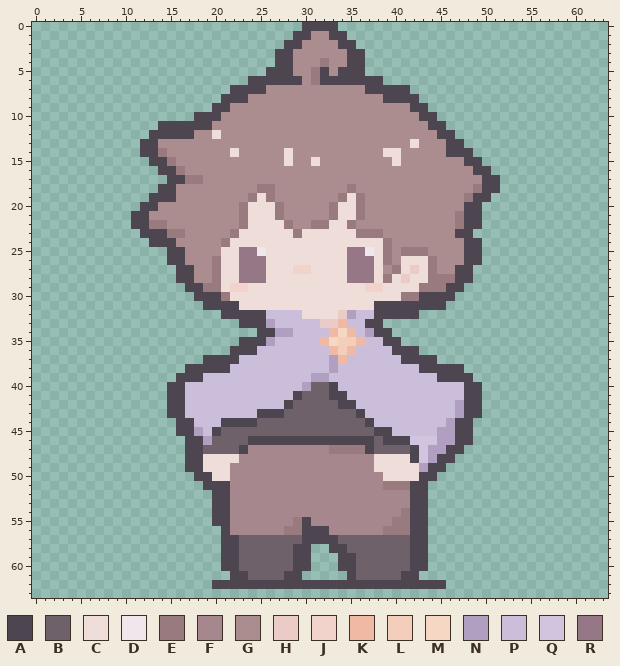
Pixel-art sprite -- data/pictures/hero2.png. Above, as it was before the edit.
The file is 64x64 pixels. Colours within 5 levels of each other are drawn and written as one.
Palette (. is transparent): A #4d454f  B #6e616a  C #eeddd8  D #f0e7ec  E #997b7f  F #a5878d  G #ab8d90  H #eacbc7  J #f1d3cc  K #f0b9a4  L #f3cfbb  M #f6d7c4  N #b19fc2  P #cabeda  Q #d0c4de  R #967785
Pixels before (only the part around the change), first column x 0:
 0 ..............................AAAA..........................
 1 .............................AAGGAA.........................
 2 ............................AAGGGGAA........................
 3 ...........................AAGGGGGGAA.......................
 4 ...........................AAGGGEGGAA.......................
 5 ..........................AAAGGEAGAAA.......................
 6 ........................AAAAAAGEAAAAAAA.....................
 7 ......................AAAAGGGGGGGGGGGAAAAA..................
 8 .....................AAAGGGGGGGGGGGGGGGAAAA.................
 9 ....................AAGGGGGGGGGGGGGGGGGGGGAA................
10 ..................AAAGGGGGGGGGGGGGGGGGGGGGGAA...............
11 ..............AAAAAAGGGGGGGGGGGGGGGGGGGGGGGGAA..............
12 .............AAAAAGGCGGGGGGGGGGGGGGGGGGGGGGGGAA.............
13 ............AAGGGGGGGGGGGGGGGGGGGGGGGGGGGGCGGGAA............
14 ............AAEGGGGGGGCGGGGGCGGGGGGGGGGCCGGGGGAAA...........
15 .............AAEGGGGGGGGGGGGCGGCGGGGGGGGCGGGGGGGAA..........
16 ..............AAEGGGGGGGGGGGGGGGGGGGGGGGGGGGGGGGGAA.........
17 ...............AAEEGGGGGGGGGGGGGGGGGGGGGGGGGGGGGGGAA........
18 ..............AAGGGGGGGGGEEGGGGGGGGEGGGGGGGGGGGGGEAA........
19 .............AAAGGGGGGGGECEGGGGGGGECEGGGGGGGGGGGEAA.........
20 ............AAGGGGGGGGGECCCEGGGGGECCEGGGGGGGGGGGAA..........
21 ...........AAGGGGGGGGGGECCCEGGGGGECCEGGGGGGGGGGEAA..........
22 ...........AAEEGGGGGGGGECCCCEGGEECCEGGGGGGGGGGGEAA..........
23 ............AAAEEGGGGGECCCCCCECCCCCCEEEGGGGGGGGAA...........
24 .............AAAGGGGGECCCCCCCCCCCCCCCCCEGGGGGGGGAA..........
25 ...............AAGGGGCCRRDCCCCCCCCCRRDCEGEEEGGGGAA..........
26 ...............AAGGGECCRRRCCCCCCCCCRRRCEGCCCEGGGAA..........
27 ................AAGGECCRRRCCCJJCCCCRRRCGECHCEGGAA...........
28 ................AAGGECCRRRCCCCCCCCCRRRCECHCCEEEAA...........
29 .................AAEECJJCCCCCCCCCCCCCJJCCCCEEEAA............
30 ..................AAAECCCCCCCCCCCCCCCCCCCEEAAAA.............
31 ...................AAAACCCCCCCCCCCCCCCAAAAAAAA..............
32 .....................AAAAAPPPPCCCCHNPPAAAAA.................
33 .......................AAANPPPPPHHKPPAA.....................
34 .........................AANNPPPPKMKPNAA....................
35 .......................AAANPPPPPKMLLKPPAA...................
36 ......................AAAPPPPPPPPKLKPPPPAAA.................
37 ...................AAAAPPPPPPPPPPNKPPPPPPAAAA...............
38 .................AAAAAPPPPPPPPPPPNPPPPPPPPPAAAAA............
39 ................AAAPPPPPPPPPPPPNNPPPPPPPPPPPPAAAA...........
40 ...............AAPPPPPPPPPPPPPNBBAPPPPPPPPPPPPPPAA..........
41 ...............AAPPPPPPPPPPPPABBBAAPPPPPPPPPPPPPAA..........
42 ...............AAPPPPPPPPPPPABBBBBAAPPPPPPPPPPPNAA..........
43 ...............AAPPPPPPPPAAABBBBBBBBAPPPPPPPPPPNAA..........
44 ................AAPPPAAAABBBBBBBBBBBBAPPPPPPPPNAA...........
45 ................AANPABBBBBBBBBBBBBBBBBAAPPPPPNNAA...........
46 .................AANBBBBAAAAAAAAAAAAAABAAAQQQNNAA...........
47 .................AABBBBAFFFFFFFFFEEEEABBBBAQNNAA............
48 .................AACCCCFFFFFFFFFFFFFFFCCCCAQNAA.............
49 .................AACCCFFFFFFFFFFFFFFFFCCCCCNAA..............
50 ..................AACCFFFFFFFFFFFFFFFFFCCCCAA...............
51 ...................AAAFFFFFFFFFFFFFFFFFEEEAA................
52 ....................AAFFFFFFFFFFFFFFFFFFFFAA................
53 ....................AAFFFFFFFFFFFFFFFFFFFFAA................
54 ....................AAFFFFFFFFFFFFFFFFFFFEAA................
55 ....................AAFFFFFFFEAFFFFFFFFFEEAA................
56 .....................AFFFFFFEEAAAFFFFFFEEEAA................
57 .....................AABBBBBBBAAAABBBBBBBBAA................
58 .....................AABBBBBBAA..AABBBBBBBAA................
59 .....................AABBBBBBAA...AABBBBBBAA................
60 .....................AABBBBBBAA...AABBBBBBAA................
61 ......................AABBBBAA.....ABBBBBAA.................
62 ....................AAAAAAAAAAAAAAAAAAAAAAAAAA..............
63 ............................................................
The same view after the edit:
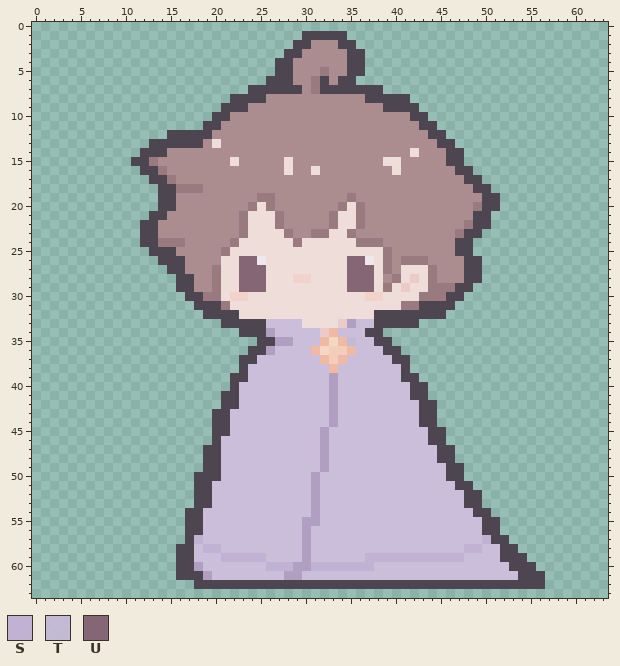
Colours new in this view: S #c1b1d2  T #c7bbd8e8  U #856674
Change:
Changed rows in their new state; - is an unchanged pixel.
first column x 11:
 0 -------------------....-----------------------
 1 ------------------.-AA------------------------
 2 -----------------.-A--------------------------
 3 ----------------.-A---------------------------
 4 ---------------------G------------------------
 5 ---------------.----GE-G----------------------
 6 -------------..---G---G--...------------------
 7 -----------..--AAAA-EAAAAA--...---------------
 8 ----------.--AA-----------AA---.--------------
 9 ---------.-AA---------------AAA-.-------------
10 -------..-A--------------------A-.------------
11 ---.....-A----------------------A-.-----------
12 --..---AAG-----------------------A-.----------
13 -.-AAAAA-C---------------------G--A-.---------
14 ---A-------G-----G----------GG-C-----.--------
15 AAEGG------C--------G-------C------AA..-------
16 -AAEGG-----------C--C--------C------AA..------
17 --AAEGGG-----------------------------AA..-----
18 -----EEE------GG--------G-------------A-.-----
19 --.----------GE--------GEG-----------GG-A-----
20 -..AA-------GE-EG-----GE-------------GEAA-----
21 ..AA--------------------------------GG-A------
22 .-AG------------EG--GGE-CE----------GE-A------
23 ---GGG-----GE----EGGEE--EGGG--------E-A-------
24 -A-EEE----GE------E------EEEG-------A-.-------
25 --AA-G----E-CCC---------CCC---GGG---A-.-------
26 ---A-----G--UUD---------UUD---EEEG------------
27 ----A-G-----UUU---CC----UUU-EG-C----G-A-------
28 ------------UUU---JJ----UUU-GECH--GGG-A-------
29 -----A-GG--CUUU---------UUUCE-H-C--E-A--------
30 ------A-EECJJ-------------JJ--CCEEE-A---------
31 -------A--EC---------------CCCEE---A----------
32 --------AA--CCCCCCC----CCCC-----AAA-----------
33 ----------AA---P---CCCCHN-P-AAAA--------------
34 ------------AA-NPP---H-PP-A-.-----------------
35 ------------..-ANN-----KTP-A-.----------------
36 -----------..-AN----KML-----A-..--------------
37 --------....AA-------KL------A-...------------
38 ------......A---------K-------A......---------
39 -----......AA-------PPN-------AA......--------
40 ----.......A-------PPPN--------AA......-------
41 ----......AA------PPPPNP-------AA......-------
42 ----......AA-----PPPPPNPP-------AA.....-------
43 ----.....AA---PPPPPPPPNPPP------AA.....-------
44 -----....A-PPPPPPPPPPPNPPPP-----AA....--------
45 -----....-APPPPPPPPPPNPPPPPPP----AA...--------
46 ------...APPPPPPPPPPPNPPPPPPPPPPPAA...--------
47 ------..AAPPPPPPPPPPPNPPPPPPPPPPPPA-.---------
48 ------..AAPPPPPPPPPPPNPPPPPPPPPPPP------------
49 ------..AAPPPPPPPPPPPNPPPPPPPPPPPPPAA---------
50 ---------APPPPPPPPPPNPPPPPPPPPPPPPPAA---------
51 -------A-PPPPPPPPPPPNPPPPPPPPPPPPPPPAA--------
52 -------AAPPPPPPPPPPPNPPPPPPPPPPPPPPPPAA-------
53 -------AAPPPPPPPPPPPNPPPPPPPPPPPPPPPPAA-------
54 ------AAPPPPPPPPPPPPNPPPPPPPPPPPPPPPPPAA------
55 ------AAPPPPPPPPPPPNNPPPPPPPPPPPPPPPPPPAA-----
56 ------AAPPPPPPPPPPPNPPPPPPPPPPPPPPPPPPPAA-----
57 ------ASPPPPPPPPPPPNPPPPPPPPPPPPPPPPPPPSAA----
58 -----AAPSSPPPPPPPPPNPPPPPPPPPPPPPPPPPSSPPAA---
59 -----AAPPPSSSSSPPPPNPPPPPPSSSSSSSSSSSPPPPAAA--
60 -----AANPPPPPPPSSSNNSSSSSSSPPPPPPPPPPPPPPPAAA-
61 -----AAANPPPPPPPPNNPPPPPPPPPPPPPPPPPPPPPPPPAAA
62 -------AA--------------------------AAAAAAAAAAA
Boxes around the changes in both pictures, in picture pixels (x1, y1, x2, y2):
changed: (131, 22, 545, 589)
